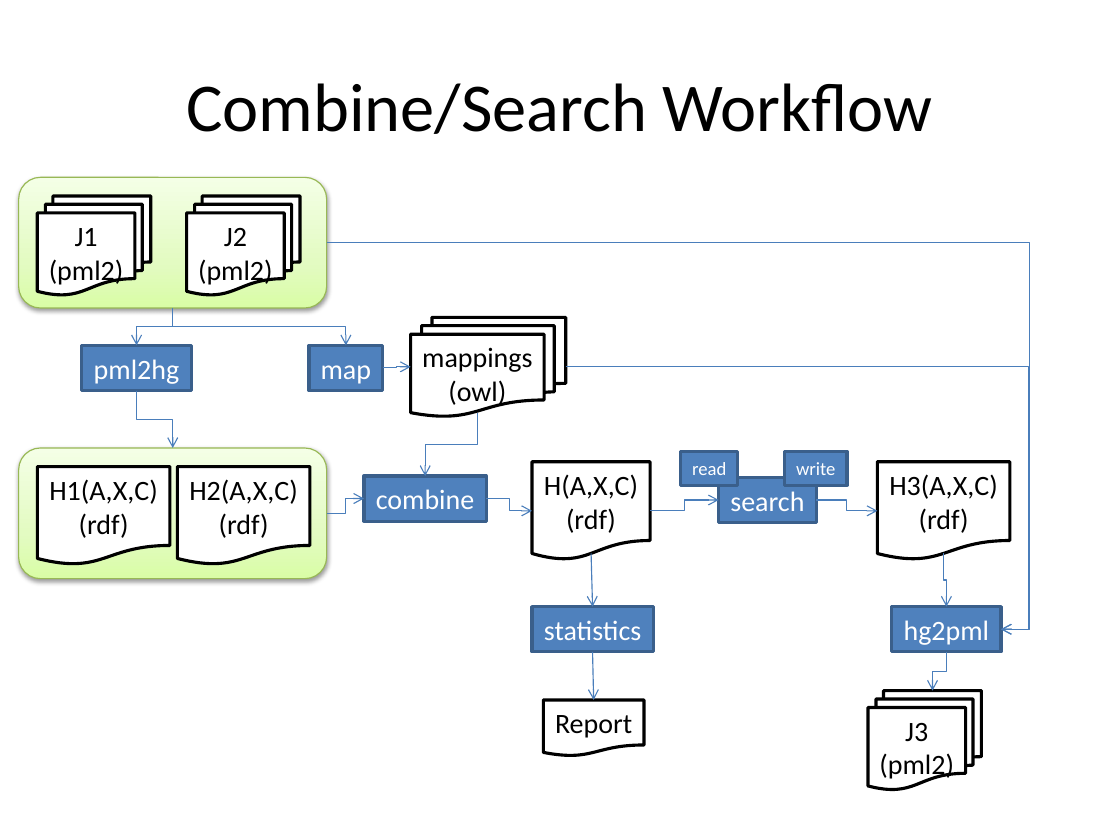
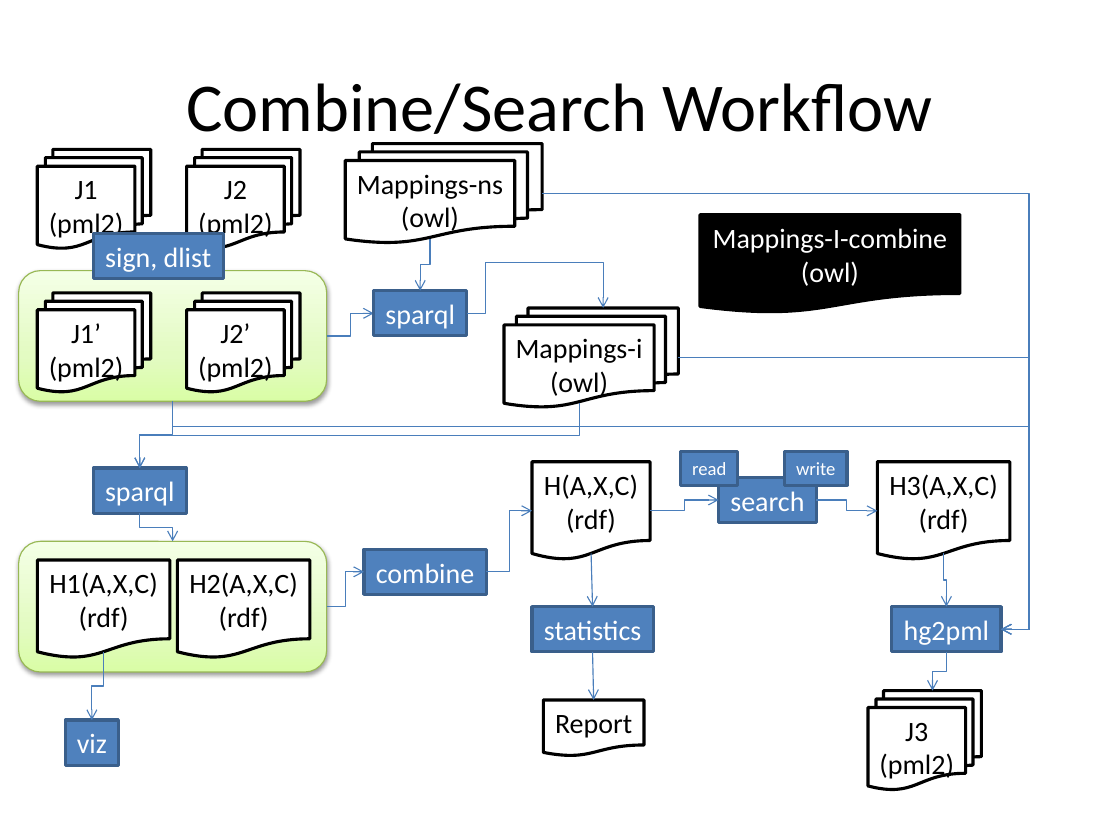
Before and after one commit to lidingpku/inference-web, a slide deck: slide 5 of trunk/iw3/doc/proof-combine.pptx. Drawn at 1120x840 pixels with LibreOffice and Linux fonts; fonts in the diff are those of the drawing. Boxes give left, top, right and bottom in pixels: in the first picture for what was removed or moved away, otherwise in the second. Text is boxed around its words. In the diff, an @@ line names an element or a change of style, - is before the commit and + after.

```diff
--- a/trunk/iw3/doc/proof-combine.pptx
+++ b/trunk/iw3/doc/proof-combine.pptx
@@ flow chart multidocument "J1": place and size @@
-flow chart multidocument "J1" at (37, 196, 150, 295)
+flow chart multidocument "J1" at (37, 149, 150, 248)
@@ flow chart multidocument "J2": place and size @@
-flow chart multidocument "J2" at (187, 196, 300, 295)
+flow chart multidocument "J2" at (187, 149, 300, 248)
@@ flow chart multidocument "Mappings-ns": place and size @@
-flow chart multidocument "Mappings-ns" at (411, 317, 567, 416)
+flow chart multidocument "Mappings-ns" at (345, 143, 542, 242)
@@ text in flow chart multidocument at (357, 174, 503, 199): text changed @@
-mappings
+Mappings-ns
@@ elbow arrow moved from (566, 367) - (1001, 629) to (542, 193) - (1001, 629) @@
@@ rectangle added at (93, 233, 223, 278), fill #4F81BD, outline #3A5F8C 2 pt, 18 pt, text #FFFFFF @@
+sign, dlist
@@ elbow arrow added from (430, 239) to (420, 291), #4B7EBC 0.75 pt @@
@@ flow chart document added at (700, 215, 960, 314), fill #000000, outline #000000 2 pt, 18 pt, text #FFFFFF @@
+Mappings-I-combine
+(owl)
@@ elbow arrow added from (467, 314) to (604, 308), #4B7EBC 0.75 pt @@
@@ 2 flow chart documents, 2 rounded rectangles: place and size @@
-2 flow chart documents, 2 rounded rectangles at (19, 177, 327, 579)
+2 flow chart documents, 2 rounded rectangles at (19, 271, 327, 672)
@@ flow chart multidocument added at (37, 293, 150, 392), fill #FFFFFF, outline #000000 2 pt, 18 pt, text #000000 @@
+J1’
+(pml2)
@@ flow chart multidocument added at (187, 293, 300, 392), fill #FFFFFF, outline #000000 2 pt, 18 pt, text #000000 @@
+J2’
+(pml2)
@@ rectangle added at (374, 291, 467, 336), fill #4F81BD, outline #3A5F8C 2 pt, 18 pt, text #FFFFFF @@
+sparql
@@ elbow arrow removed from (172, 308) to (346, 345) @@
@@ elbow arrow moved from (383, 368) - (411, 367) to (327, 336) - (374, 314) @@
@@ flow chart multidocument added at (504, 308, 679, 407), fill #FFFFFF, outline #000000 2 pt, 18 pt, text #000000 @@
+Mappings-i
+(owl)
@@ rectangle removed at (309, 345, 383, 390) @@
-map
@@ elbow arrow added from (679, 357) to (1001, 629), #4B7EBC 0.75 pt @@
@@ elbow arrow moved from (172, 308) - (137, 345) to (172, 401) - (140, 468) @@
@@ elbow arrow moved from (477, 412) - (426, 476) to (579, 403) - (140, 468) @@
@@ elbow arrow moved from (327, 243) - (1001, 629) to (172, 401) - (1001, 629) @@
@@ rectangle "sparql": place and size @@
-rectangle "sparql" at (82, 345, 192, 390)
+rectangle "sparql" at (93, 468, 186, 513)
@@ text in rectangle at (105, 481, 174, 506): text changed @@
-pml2hg
+sparql
@@ elbow arrow moved from (137, 391) - (172, 448) to (140, 513) - (172, 541) @@
@@ elbow arrow moved from (486, 498) - (532, 511) to (486, 572) - (532, 511) @@
@@ rectangle "combine": place and size @@
-rectangle "combine" at (364, 476, 486, 521)
+rectangle "combine" at (364, 549, 486, 594)
@@ elbow arrow moved from (327, 513) - (364, 498) to (327, 607) - (364, 572) @@
@@ elbow arrow added from (103, 652) to (92, 720), #4B7EBC 0.75 pt @@
@@ rectangle added at (65, 720, 118, 765), fill #4F81BD, outline #3A5F8C 2 pt, 18 pt, text #FFFFFF @@
+viz
```
Also in this commit, not shown: 1 slide added, 12 other files.
